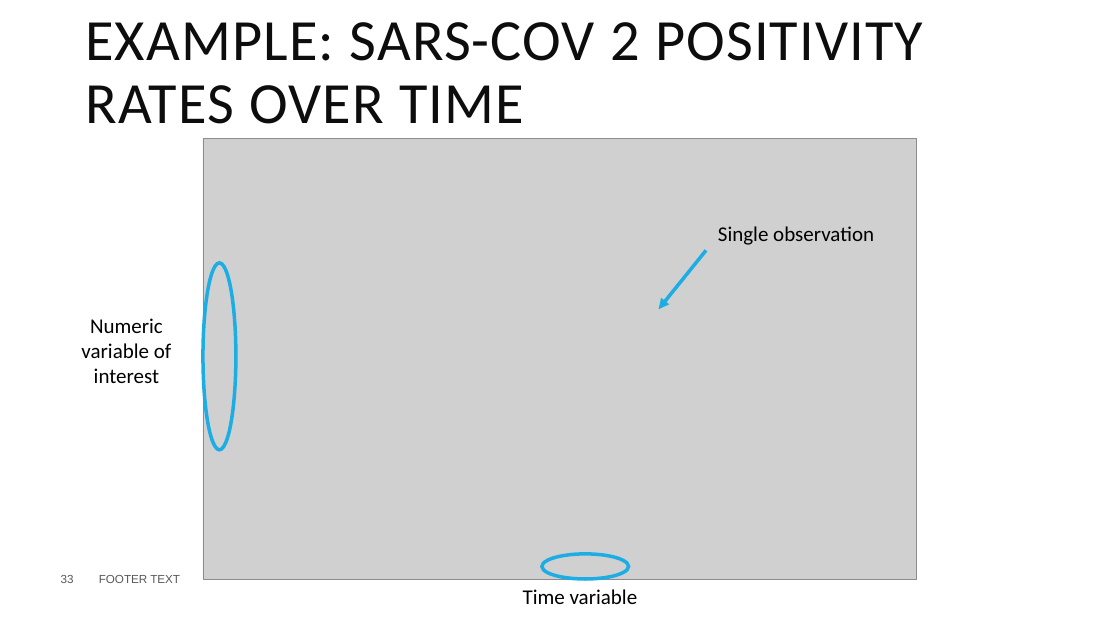
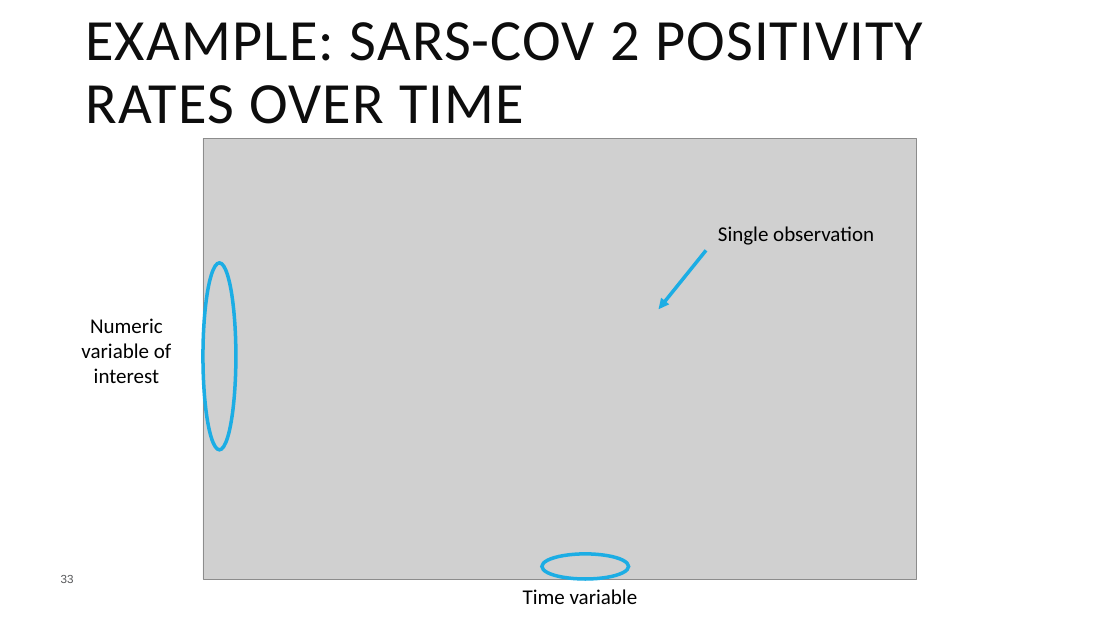
Before and after one commit to pcmathias/dlmp-data-analysis-with-r, a slide deck: slide 33 of presentations/04 - Visualization Principles.pptx. Drawn at 1120x630 pixels with LibreOffice and Linux fonts; fonts in the diff are those of the drawing; grey boxes stand for pictures. Boxes give left, top, right and bottom in pixels: in the first picture for what was removed or moved away, otherwise in the second. Text is boxed around its words. In the diff, an @@ line names an element or a change of style, - is before the commit and + after.

Commit message:
updated presentations

```diff
--- a/presentations/04 - Visualization Principles.pptx
+++ b/presentations/04 - Visualization Principles.pptx
@@ text removed at (99, 575, 180, 583) @@
-FOOTER TEXT
```
Also in this commit, not shown: 12 other slides changed, 1 other file.
